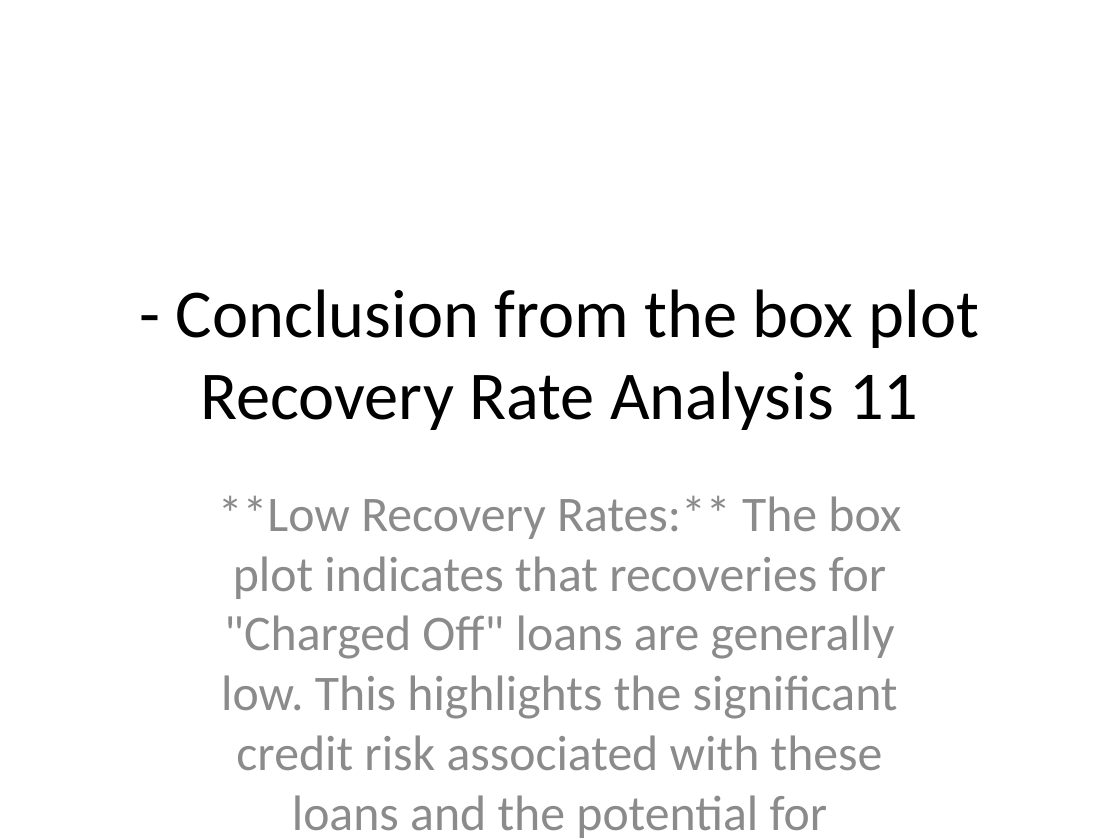
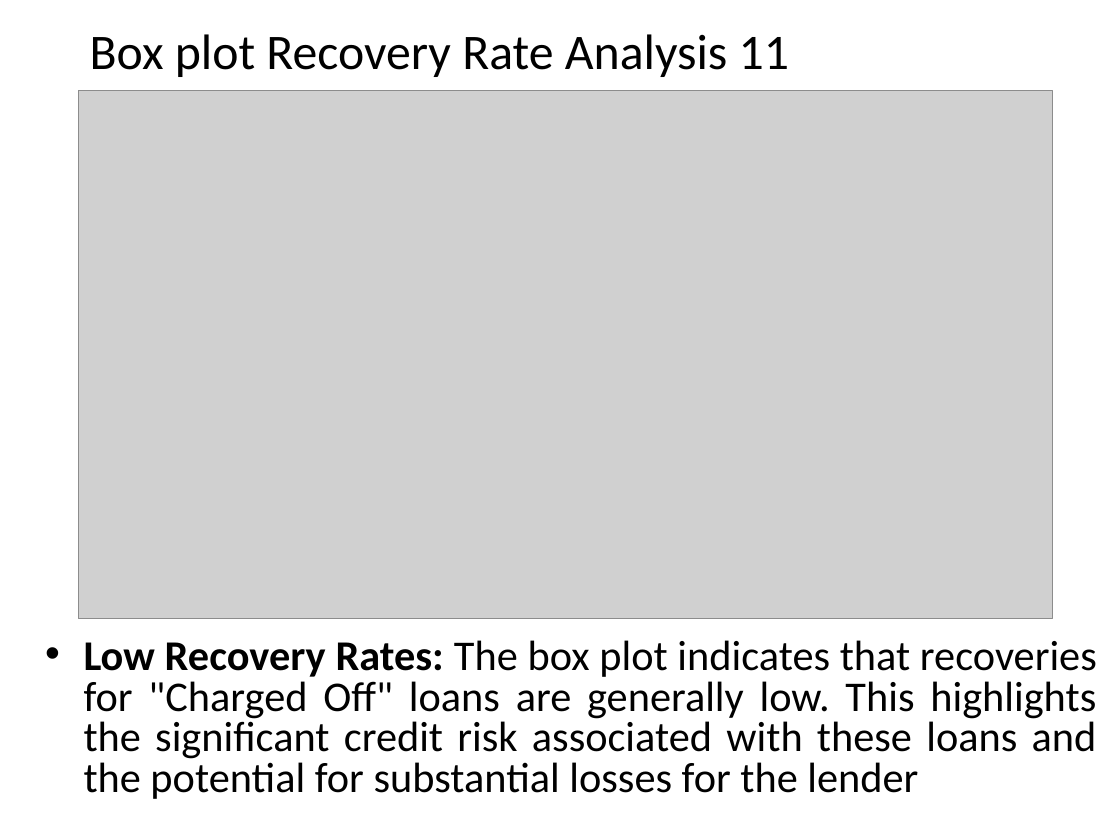
Before and after one commit to niranjantitan76/LandingClubStudy, a slide deck: slide 22 of Loan_Application_Case_Study.pptx (slide 18 before the commit). Drawn at 1120x840 pixels with LibreOffice and Linux fonts; fonts in the diff are those of the drawing; grey boxes stand for pictures; background and template pictures are left out. Boxes give left, top, right and bottom in pixels: in the first picture for what was removed or moved away, otherwise in the second. Text is boxed around its words. In the diff, an @@ line names an element or a change of style, - is before the commit and + after.

```diff
--- a/Loan_Application_Case_Study.pptx
+++ b/Loan_Application_Case_Study.pptx
@@ title added at (x1=90, y1=34, x2=789, y2=77), 32 pt, text #000000 @@
+Box plot Recovery Rate Analysis 11
@@ picture added at (x1=78, y1=91, x2=1053, y2=619) @@
@@ title removed at (x1=176, y1=289, x2=980, y2=430) @@
-- Conclusion from the box plot Recovery Rate Analysis 11
@@ text at (x1=84, y1=640, x2=1097, y2=799): text changed; size 32 to 27.2 pt; text colour #8C8C8C to #000000 @@
-**Low Recovery Rates:** The box plot indicates that recoveries for "Charged Off" loans are generally low. This highlights the significant credit risk associated with these loans and the potential for substantial losses for the lender.
-![alt text](image-28.png)
+• Low Recovery Rates: The box plot indicates that recoveries for "Charged Off" loans are generally low. This highlights the significant credit risk associated with these loans and the potential for substantial losses for the lender
```
Also in this commit, not shown: 16 other slides changed, 10 slides added, 5 slides removed, 8 other files.
